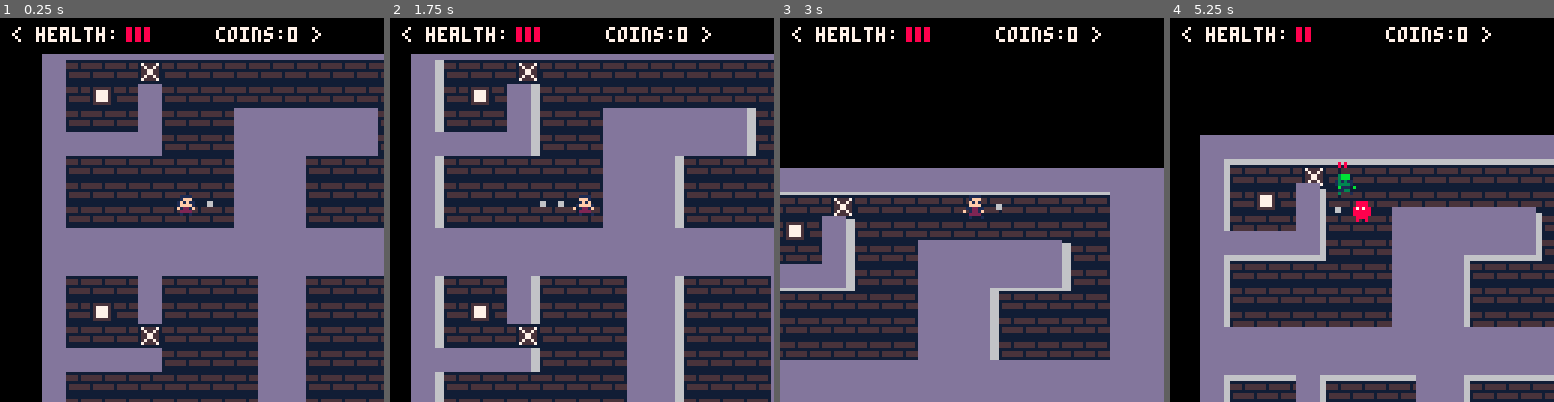
Above: before the commit, frames 1-4 (left to right).
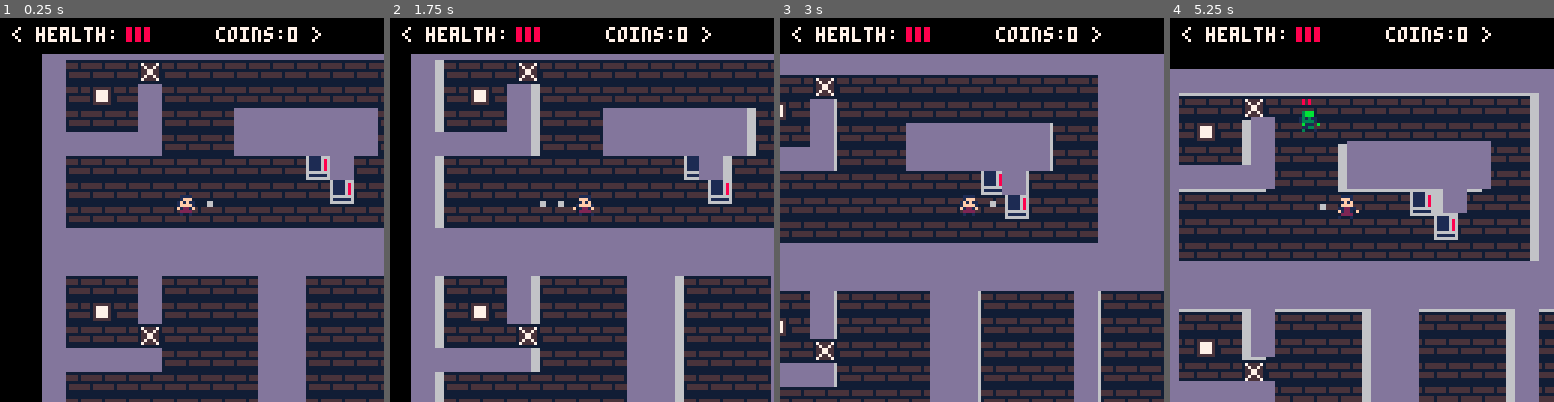
Above: after the commit, the same moments.

Repository: TripleADC/ZombiePico8
Game: PICO-8 cartridge zom8.p8
Two runs of this game, one before a commit and one after it. Both use one fixed random seed, a clock stepped at 60 frames per second and the inputs below.
Inputs:
- Up to frame 1 (0.25 s): no input
- Up to frame 2 (1.75 s): tap X (X key) at 0.33, 1.07 s; tap O (Z key) at 0.7, 1.7 s; hold Right from 1.6 s (still down)
- Up to frame 3 (3 s): tap X (X key) at 1.85, 2.97 s; release Right at 2.1 s; tap O (Z key) at 2.1, 2.5, 2.9 s; hold Up 2.15-2.42 s; hold Right from 2.47 s (still down)
- Up to frame 4 (5.25 s): release Right at 3.03 s; hold Left 3.08-3.58 s; tap O (Z key) every 0.4 s from 3.3 to 4.9 s; hold Down 3.63-3.97 s; hold Right 4.02-4.68 s; tap X (X key) at 4.08, 5.2 s; hold Up 4.73-5.03 s; hold Left from 5.08 s (still down)

The runs differ from the first frame. In frame 1, 4.7% of the frame differs, in the area x 60-93%, y 35-55%; in frame 2, 5.1%; in frame 3, 59%; in frame 4, 72%, in the area x 0-100%, y 2-100%.

Commit message:
First try at power-ups

Diff:
--- a/zom8.p8
+++ b/zom8.p8
@@ -442,7 +442,7 @@
                 self.y-=1
             end
 
-            self.boxed_wall = mget(self.x, self.y) == 7
+            self.boxed_wall = mget(self.x, self.y) == 7 or fget(mget(self.x, self.y),1)
             self.boxed_barrier = mget(self.x, self.y) == 8
          end,
 
@@ -665,7 +665,7 @@
     for j=0, map_height do
         -- adding new row
         for i=0, map_width do
-            if solid(i, j) then
+            if solid(i, j) and not fget(mget(i, j),1) then
                 spr(3,i*8,j*8)
             end
         end
@@ -912,7 +912,7 @@
 00000000000000000000000000000000000000000000000000000000000000000000000000000000000000000000000000000000000000000000000000000000
 20202020202020202020202020202020202020202020202020202020202020200000000000000000000000000000000000000000000000000000000000000000
 __gff__
-0000010001000000010000000000000000000000000000000000000000000000000000000000000000000000000000000000000000000000000000000000000000000000000000000000000000000000000000000000000000000000000000000000000000000000000000000000000000000000000000000000000000000000
+0000010001000000010000000000000000000000000000000000000000000000000000000000000000000000000000000000030202000000000000000000000000000000000000000000000000000000000000000000000000000000000000000000000000000000000000000000000000000000000000000000000000000000
 0000000000000000000000000000000000000000000000000000000000000000000000000000000000000000000000000000000000000000000000000000000000000000000000000000000000000000000000000000000000000000000000000000000000000000000000000000000000000000000000000000000000000000
 __map__
 0202020202020202020202020202020202020202020202020202020202020202000000000000000000000000000000000000000000000000000000000000000000000000000000000000000000000000000000000000000000000000000000000000000000000000000000000000000000000000000000000000000000000000
@@ -920,9 +920,9 @@
 0205060502050505050505050505050508080805050505050505050505050502000000000000000000000000000000000000000000000000000000000000000000000000000000000000000000000000000000000000000000000000000000000000000000000000000000000000000000000000000000000000000000000000
 0205050502050505020202020202050502020205050505050505050505050502000000000000000000000000000000000000000000000000000000000000000000000000000000000000000000000000000000000000000000000000000000000000000000000000000000000000000000000000000000000000000000000000
 0202020202050505020202020202050502020205050505050505050505050502000000000000000000000000000000000000000000000000000000000000000000000000000000000000000000000000000000000000000000000000000000000000000000000000000000000000000000000000000000000000000000000000
-0205050505050505080808050505050502020205050505050505050505050502000000000000000000000000000000000000000000000000000000000000000000000000000000000000000000000000000000000000000000000000000000000000000000000000000000000000000000000000000000000000000000000000
-0205050505050505080808050505050502020205050505050505050505050502000000000000000000000000000000000000000000000000000000000000000000000000000000000000000000000000000000000000000000000000000000000000000000000000000000000000000000000000000000000000000000000000
-0205050505050505080808050505050502020205050505050505050505050502000000000000000000000000000000000000000000000000000000000000000000000000000000000000000000000000000000000000000000000000000000000000000000000000000000000000000000000000000000000000000000000000
+0205050505050505050505320205050502020205050505050505050505050502000000000000000000000000000000000000000000000000000000000000000000000000000000000000000000000000000000000000000000000000000000000000000000000000000000000000000000000000000000000000000000000000
+0205050505050505050505053205050502020205050505050505050505050502000000000000000000000000000000000000000000000000000000000000000000000000000000000000000000000000000000000000000000000000000000000000000000000000000000000000000000000000000000000000000000000000
+0205050505050505050505050505050502020205050505050505050505050502000000000000000000000000000000000000000000000000000000000000000000000000000000000000000000000000000000000000000000000000000000000000000000000000000000000000000000000000000000000000000000000000
 0202020202020202020202020808020202020205050505050505050505050502000000000000000000000000000000000000000000000000000000000000000000000000000000000000000000000000000000000000000000000000000000000000000000000000000000000000000000000000000000000000000000000000
 0202020202020202020202020808020202020205050505050505050505050502000000000000000000000000000000000000000000000000000000000000000000000000000000000000000000000000000000000000000000000000000000000000000000000000000000000000000000000000000000000000000000000000
 0205050502050505050202050505050205050505050505050505050505050502000000000000000000000000000000000000000000000000000000000000000000000000000000000000000000000000000000000000000000000000000000000000000000000000000000000000000000000000000000000000000000000000
